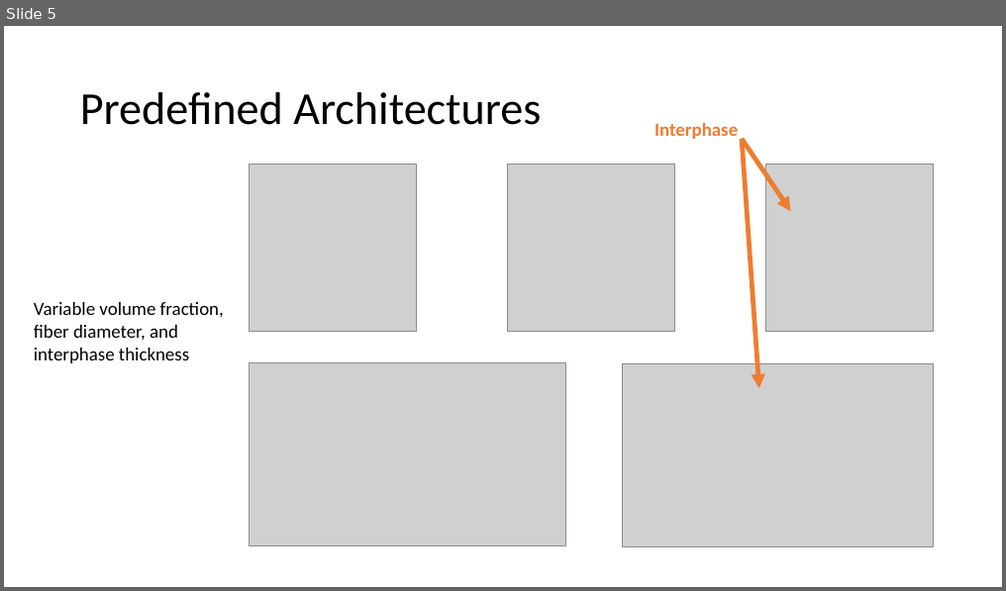
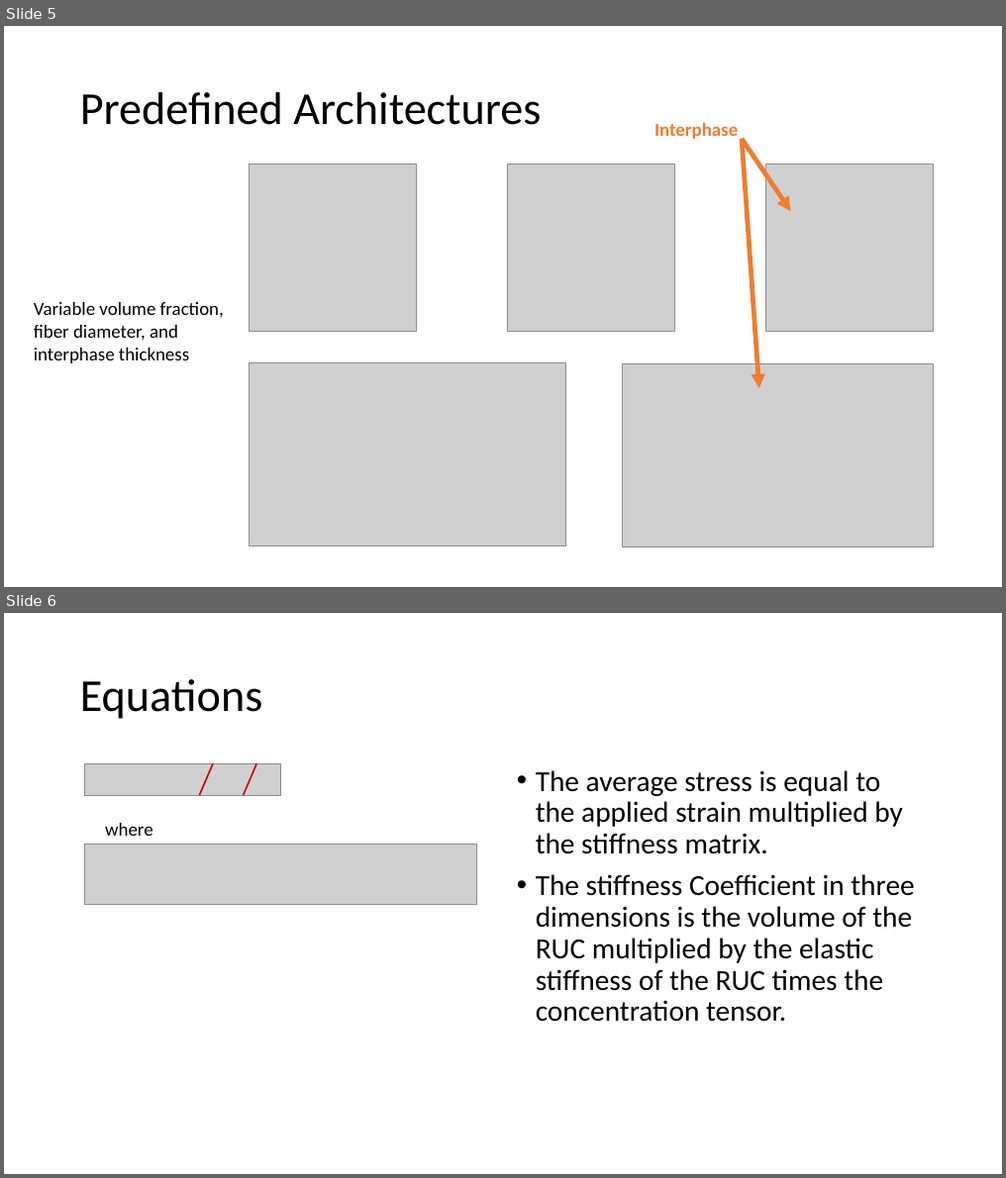
Before and after one commit to nahernz/Method_of_Cells, a slide deck: Generalized Method of Cells (08-01-2014).pptx. Shown one above the other, each under a label of ours: slide 5 before the commit, slides 5 and 6 after it. The pictures are 1006x591 and 1006x1178 pixels, drawn with LibreOffice and Linux fonts; fonts in the diff are those of the drawing; grey boxes stand for pictures. Boxes give left, top, right and bottom in pixels: in the first picture for what was removed or moved away, otherwise in the second. Text is boxed around its words. In the diff, an @@ line names an element or a change of style, - is before the commit and + after.

Commit message:
added slides to the MOC powerpoint

```diff
--- a/Generalized Method of Cells (08-01-2014).pptx
+++ b/Generalized Method of Cells (08-01-2014).pptx
@@ slide 6 added at [4,613,1002,1174], background #FFFFFF @@
@@ title added at [80,679,262,719], 44 pt, text #000000 @@
+Equations
@@ picture added at [84,763,280,796] @@
@@ line added from (199, 795) to (213, 763), #C00000 1.5 pt @@
@@ line added from (244, 795) to (257, 763), #C00000 1.5 pt @@
@@ text added at [536,770,914,1022], 28 pt, text #000000 @@
+• The average stress is equal to the applied strain multiplied by the stiffness matrix.
+• The stiffness Coefficient in three dimensions is the volume of the RUC multiplied by the elastic stiffness of the RUC times the concentration tensor.
@@ picture added at [85,844,477,904] @@
@@ text added at [105,823,153,836], 18 pt, text #000000 @@
+where
```
Also in this commit, not shown: 1 other slide added, 1 slide removed.
